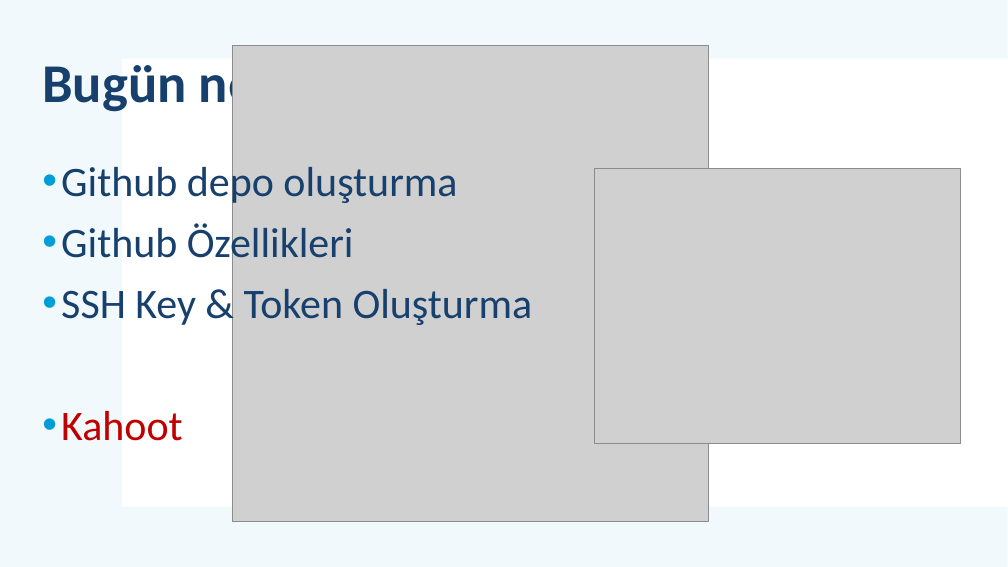
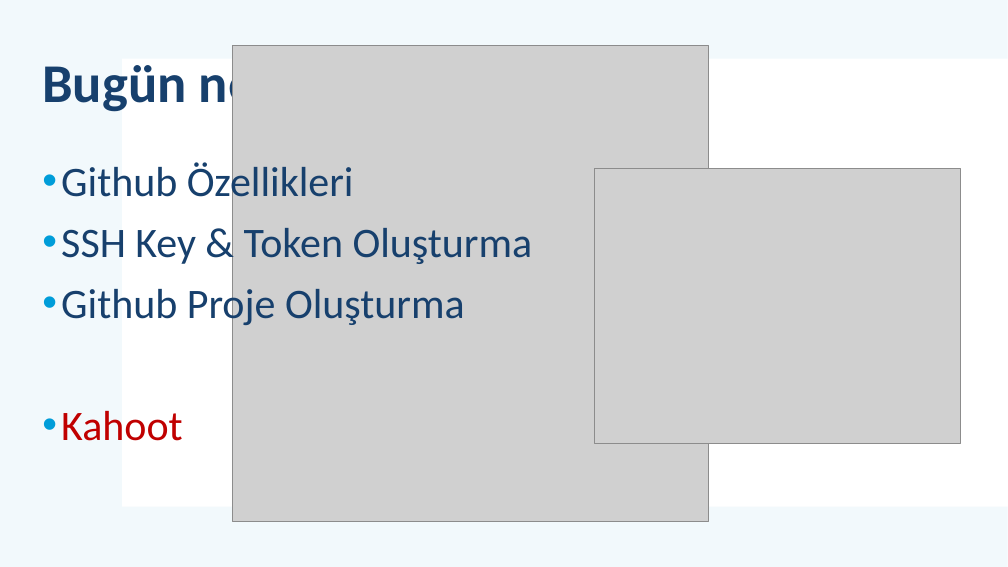
Before and after one commit to mehmetsungur/GitGithub, a slide deck: slide 17 of GitGithub.pptx (slide 4 before the commit). Drawn at 1008x567 pixels with LibreOffice and Linux fonts; fonts in the diff are those of the drawing; grey boxes stand for pictures. Boxes give left, top, right and bottom in pixels: in the first picture for what was removed or moved away, otherwise in the second. Text is boxed around its words. In the diff, an @@ line names an element or a change of style, - is before the commit and + after.

```diff
--- a/GitGithub.pptx
+++ b/GitGithub.pptx
@@ text at (x1=61, y1=162, x2=457, y2=207): paragraph removed @@
-• Github depo oluşturma
@@ text at (x1=61, y1=284, x2=465, y2=329): paragraph added @@
+• Github Proje Oluşturma
```
Also in this commit, not shown: 4 other slides changed, 16 slides added, 22 slides removed, 1 other file.
